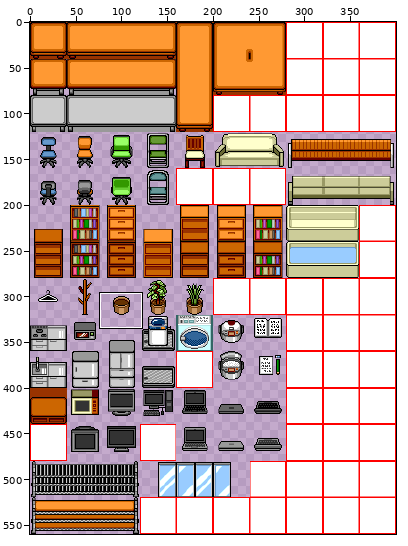
Sprite sheet, stored at static/materials/wwa/18Furniture.gif. Above, an overview of the earlier version with the close-up marked.
Close-up. As it was:
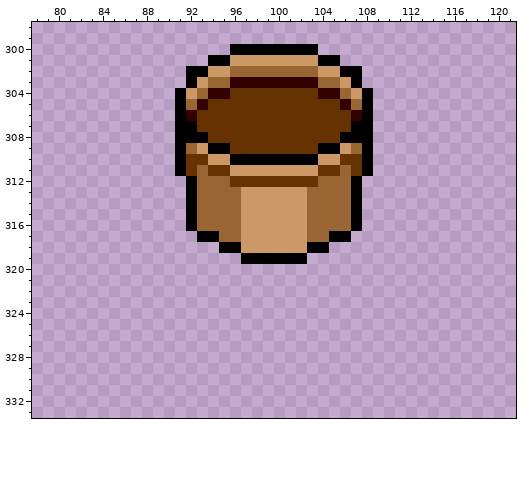
The file is 400x560 pixels. Shown: x 78..121, y 298..333. The commit also changed other parts of the picture, which this record leaves out.
And afterwards:
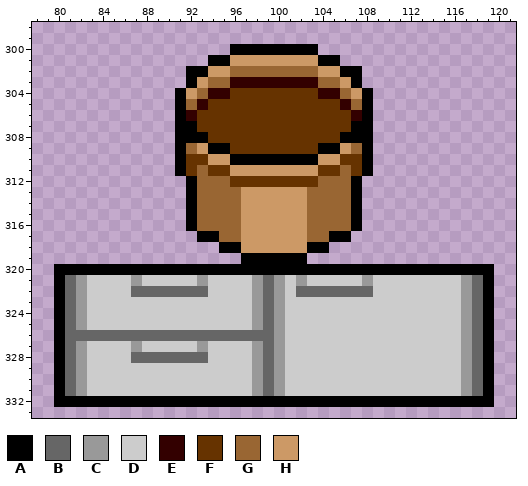
Palette (. is transparent): A #000000  B #666666  C #999999  D #cccccc  E #330000  F #663300  G #996633  H #cc9966
Edits made:
The edit adds colour A in row 320 at x 80 to 119; in rows 321 to 331 at x 80 and 119; in row 332 at x 80 to 119.
The edit adds colour B in row 321 at x 81, 99 and 118; in row 322 at x 81, 87 to 93, 99, 102 to 108 and 118; in rows 323 to 325 at x 81, 99 and 118; in row 326 at x 81 to 99 and 118; in row 327 at x 81, 99 and 118; in row 328 at x 81, 87 to 93, 99 and 118.
The edit adds colour B in rows 329 to 331 at x 81, 99 and 118.
The edit adds colour C in row 321 at x 82, 87, 93, 98, 100, 102, 108 and 117; in rows 322 to 325 at x 82, 98, 100 and 117; in row 326 at x 100 and 117; in row 327 at x 82, 87, 93, 98, 100 and 117; in rows 328 to 331 at x 82, 98, 100 and 117.
The edit adds colour D in row 321 at x 83 to 86, 88 to 92, 94 to 97, 101, 103 to 107 and 109 to 116; in row 322 at x 83 to 86, 94 to 97, 101 and 109 to 116; in rows 323 to 325 at x 83 to 97 and 101 to 116; in row 326 at x 101 to 116; in row 327 at x 83 to 86, 88 to 92, 94 to 97 and 101 to 116; in row 328 at x 83 to 86, 94 to 97 and 101 to 116.
The edit adds colour D in rows 329 to 331 at x 83 to 97 and 101 to 116.
